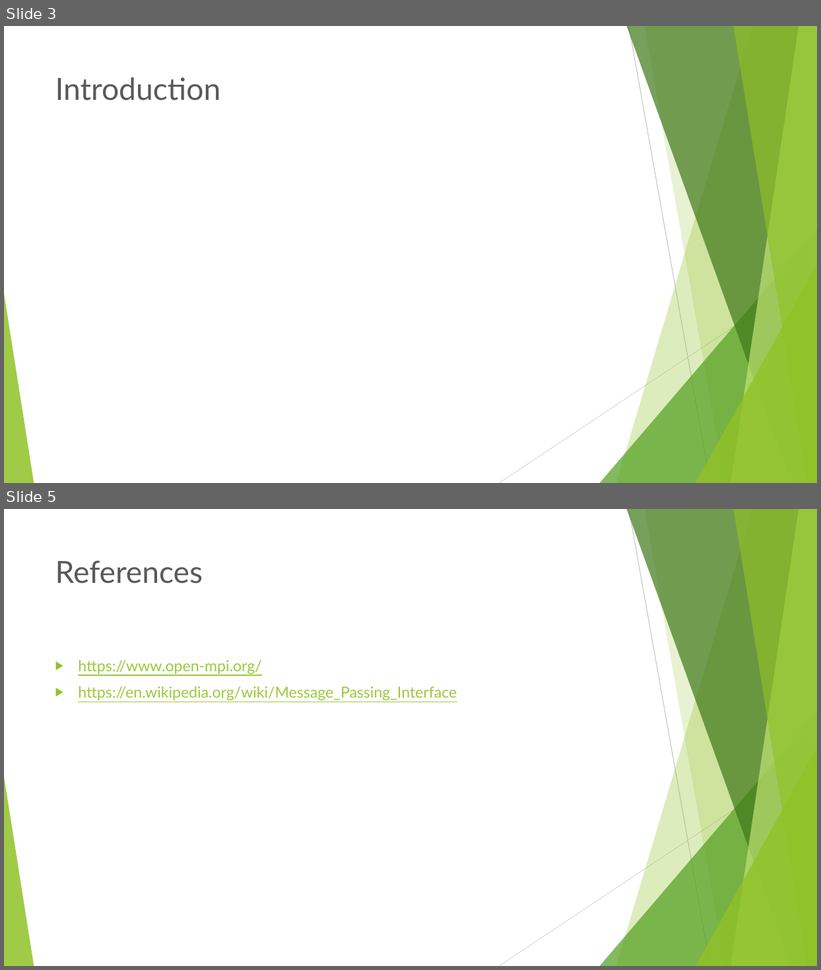
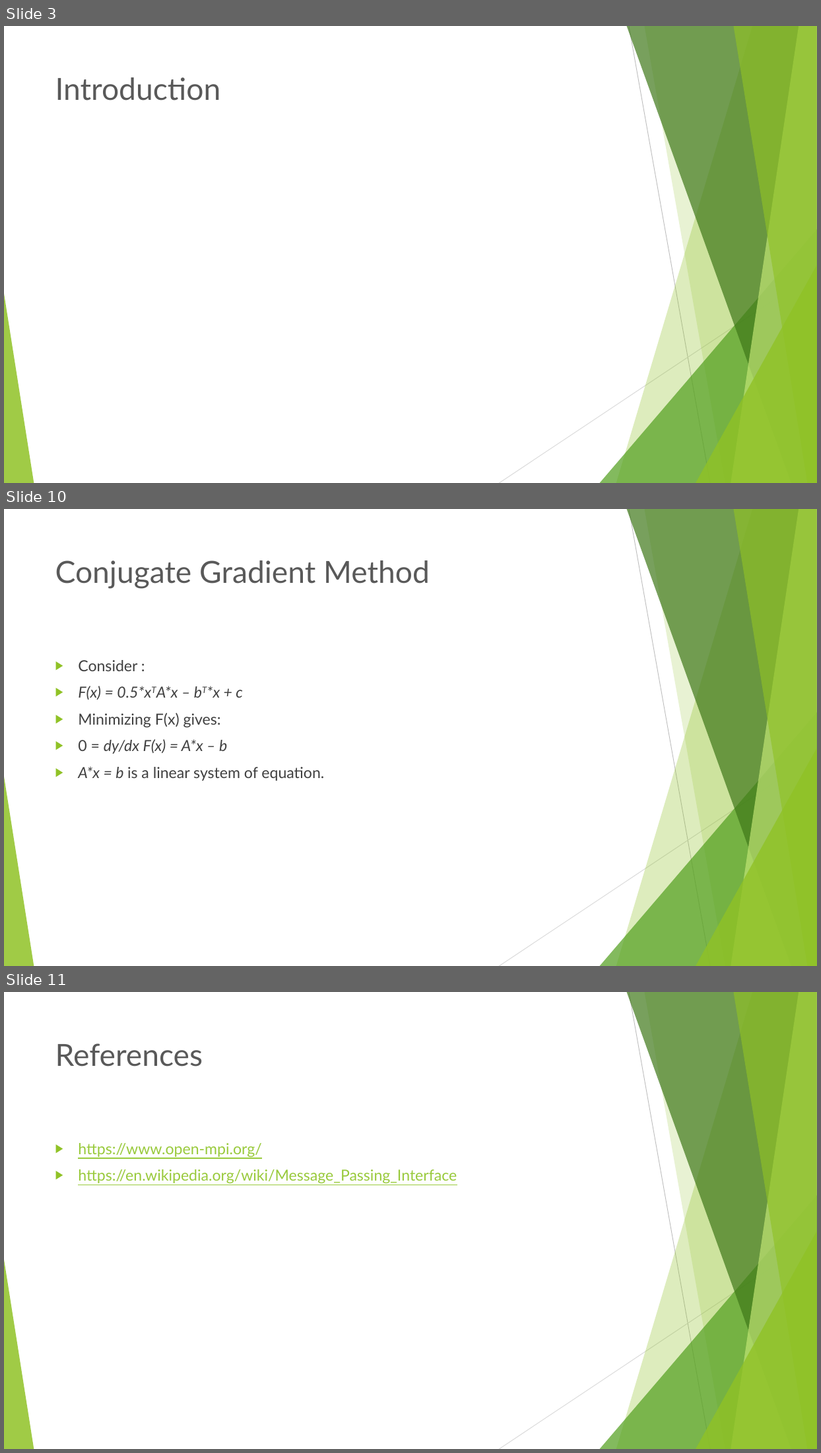
Before and after one commit to mawunyega/conjugate_gradient, a slide deck: presentattion.pptx. Shown one above the other, each under a label of ours: slides 3 and 5 before the commit, slides 3, 10 and 11 after it; the slides between them are not shown. The pictures are 821x970 and 821x1453 pixels, drawn with LibreOffice and Linux fonts; fonts in the diff are those of the drawing. Boxes give left, top, right and bottom in pixels: in the first picture for what was removed or moved away, otherwise in the second. Text is boxed around its words. In the diff, an @@ line names an element or a change of style, - is before the commit and + after.

```diff
--- a/presentattion.pptx
+++ b/presentattion.pptx
@@ slide 10 added at <box>4,509,817,966</box>, background #FFFFFF; not listed: 10 template elements that a slide beside it also shows @@
@@ title added at <box>55,560,430,589</box>, 36 pt, text #595959 @@
+Conjugate Gradient Method
@@ text added at <box>78,660,324,781</box>, 18 pt, text #404040 @@
+▶ Consider :
+▶ F(x) = 0.5*xTA*x – bT*x + c
+▶ Minimizing F(x) gives:
+▶ 0 = dy/dx F(x) = A*x – b
+▶ A*x = b is a linear system of equation.
@@ what was slide 5 is now slide 11 @@
```
Also in this commit, not shown: 1 slide changed, 5 other slides added, 1 other file.
